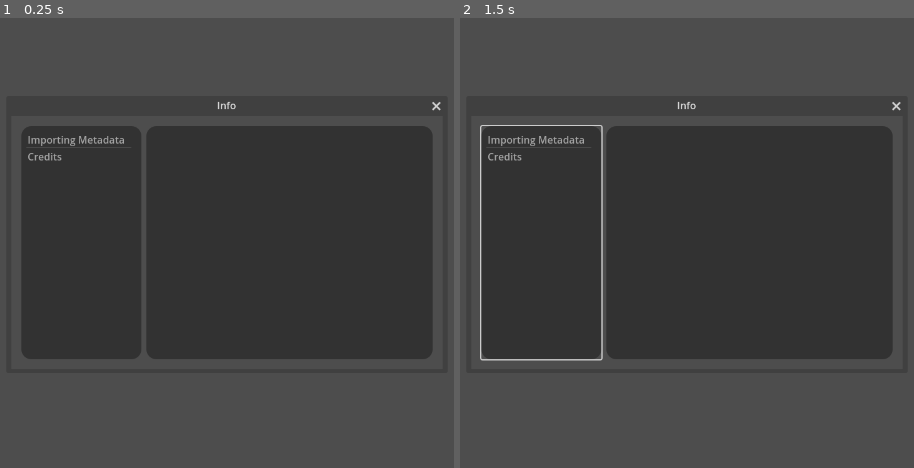
Above: before the commit, frames 1-2 (left to right).
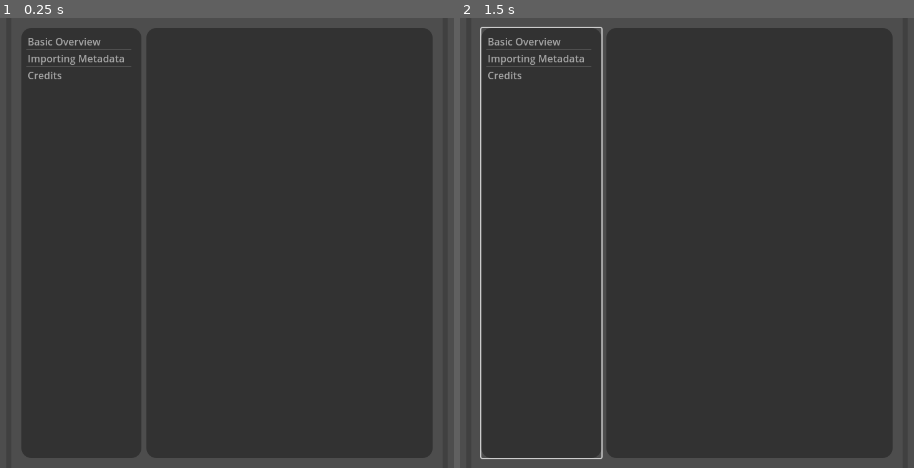
Above: after the commit, the same moments.

Repository: licorice45/Mashkun-Launcher
Game: Godot game, scene res://scenes/dialogs/info.tscn
The game is run twice, just before and just after one commit, with the same random seed, the same clock (stepped at 60 frames per second) and the same inputs. This scene is started directly instead of the project's main scene.
Inputs (mouse positions are in pixels of both pictures, inside the frame that each line leads up to):
- Up to frame 1 (0.25 s): no input
- Up to frame 2 (1.5 s): tap Enter at 0.5 s; move the mouse to (864, 220) at 0.52 s; click (864, 220) at 0.6 s; tap Space at 1.25 s; move the mouse to (528, 265) at 1.27 s; click (528, 265) at 1.35 s

The runs differ from the first frame. In frame 1, 34% of the frame differs, in the area x 4-98%, y 2-98%; in frame 2, 34%.

Commit message:
Added more help

Diff:
--- a/scenes/dialogs/info.gd
+++ b/scenes/dialogs/info.gd
@@ -8,6 +8,17 @@
 func _on_list_item_selected(index):
 	match index:
 		0:
+			$Margin/Container/Text/Margin/ScrollContainer/Label.text = "[font_size=24]Basic Overview[/font_size]
+
+[img=442]res://assets/textures/basic_overview.png[/img]
+
+1. Launches the selected game
+2. Options for selected game such as edit metadata and launch command
+3. Search for games
+4. Add a new game
+5. Open settings
+6. Games list"
+		1:
 			$Margin/Container/Text/Margin/ScrollContainer/Label.text = "[font_size=24]Importing Custom Metadata[/font_size]\n\n[ …(415 unchanged characters)…
-		1:
+		2:
 			$Margin/Container/Text/Margin/ScrollContainer/Label.text = "[font_size=24]Credits[/font_size]\nApp created by licorice45\n\nBanner, Logo and Icon created by IronB\nSound assets obtained from Kenney\n\nMade in Godot\n\n[b]Special Thanks:[/b]\n[ul]Spico\n[/ul]"
--- a/scenes/dialogs/info.tscn
+++ b/scenes/dialogs/info.tscn
@@ -6,7 +6,8 @@
 [node name="Info" type="Window"]
 title = "Info"
 initial_position = 2
-size = Vector2i(690, 405)
+size = Vector2i(690, 720)
+min_size = Vector2i(690, 405)
 theme = ExtResource("1_rwp6q")
 script = ExtResource("2_atjka")
 
@@ -29,9 +30,10 @@
 [node name="List" type="ItemList" parent="Margin/Container"]
 custom_minimum_size = Vector2(192, 0)
 layout_mode = 2
-item_count = 2
-item_0/text = "Importing Metadata"
-item_1/text = "Credits"
+item_count = 3
+item_0/text = "Basic Overview"
+item_1/text = "Importing Metadata"
+item_2/text = "Credits"
 
 [node name="Text" type="PanelContainer" parent="Margin/Container"]
 layout_mode = 2
--- a/scenes/launcher.gd
+++ b/scenes/launcher.gd
@@ -228,7 +228,7 @@
 
 
 func _input(event):
-	if Input.is_action_pressed("help_screen"):
+	if Input.is_action_just_pressed("help_screen"):
 		$".".add_child(load("res://scenes/dialogs/info.tscn").instantiate())
 	if Input.is_action_just_pressed("refresh"):
 		reload_data()
Binary file added: assets/textures/basic_overview.png
Not shown, added: assets/textures/basic_overview.png.import
